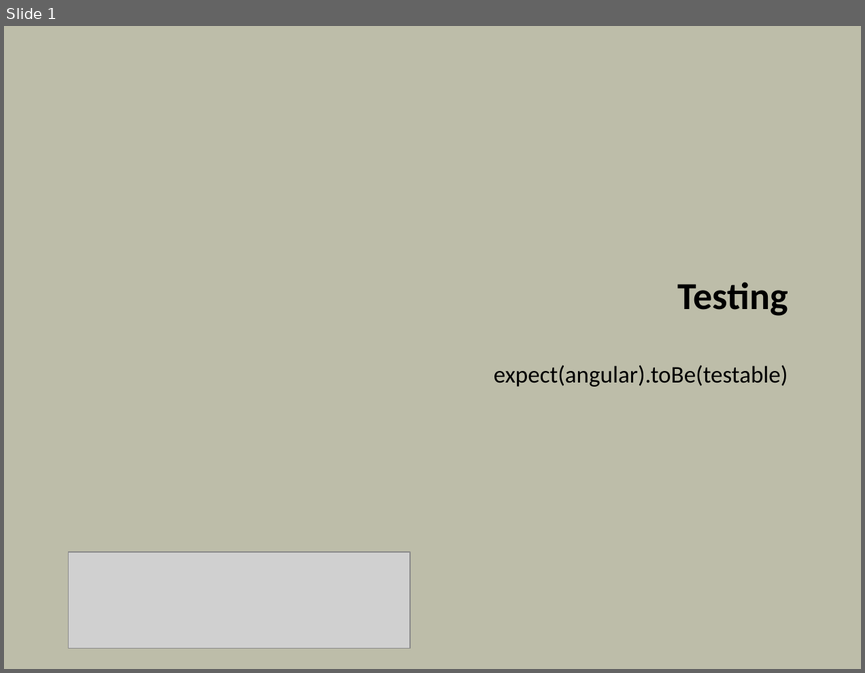
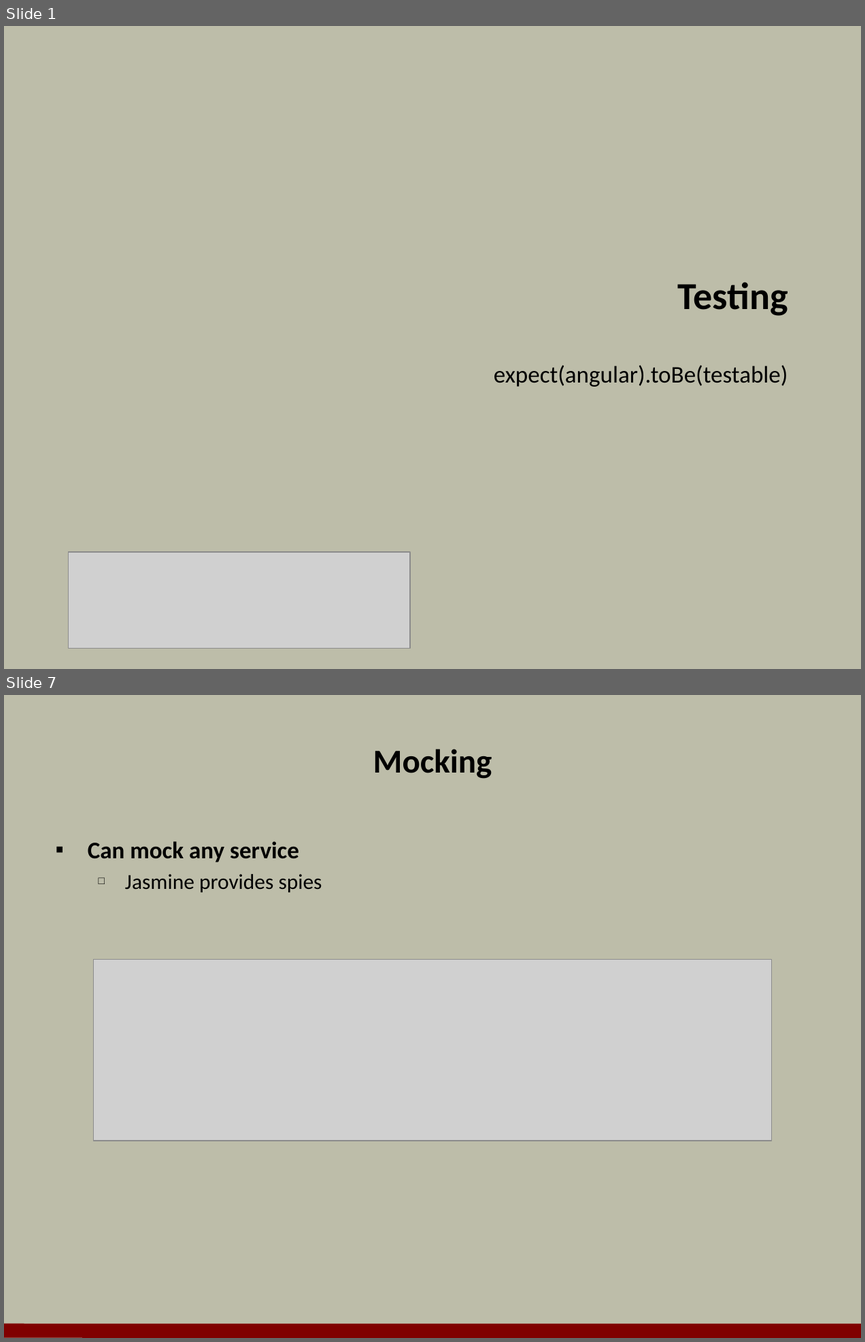
Before and after one commit to OdeToCode/classes, a slide deck: angularjs/slides/06_Testing.pptx. Shown one above the other, each under a label of ours: slide 1 before the commit, slides 1 and 7 after it; the slides between them are not shown. The pictures are 865x673 and 865x1342 pixels, drawn with LibreOffice and Linux fonts; fonts in the diff are those of the drawing; grey boxes stand for pictures; background and template pictures are left out. Boxes give left, top, right and bottom in pixels: in the first picture for what was removed or moved away, otherwise in the second. Text is boxed around its words. In the diff, an @@ line names an element or a change of style, - is before the commit and + after.

```diff
--- a/angularjs/slides/06_Testing.pptx
+++ b/angularjs/slides/06_Testing.pptx
@@ slide 7 added at [4, 695, 861, 1338], background #BDBDA9 @@
@@ title added at [373, 749, 492, 779], 28 pt, text #000000, bold @@
+Mocking
@@ text added at [88, 841, 322, 892], 18 pt, text #000000 @@
+▪ Can mock any service
+  □ Jasmine provides spies
@@ picture added at [93, 959, 772, 1140] @@
@@ line added from (4, 1330) to (861, 1331), #800000 12 pt @@
```
Also in this commit, not shown: 9 other slides added, 1 slide removed, 44 other files.
